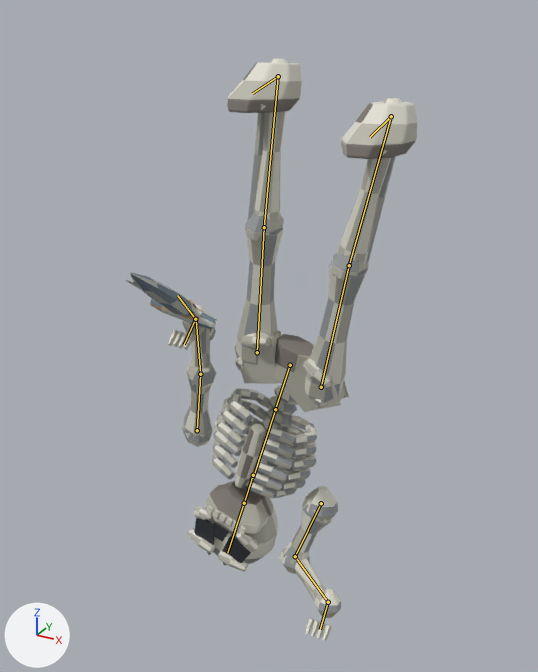
The Blender file beta/art/skeleton/skeleton.blend: old version first, new version second.
Before and after are seen from a 50 mm lens placed at (1.08, -2.07, 2.02), pointed at (0.08, -0.25, 1.11). Every picture has the same lights, and +X, +Y and +Z are marked at lower left. The first picture is the older version. Both versions are drawn at frame 27 of the action 'cartwheel'; the numbers are the values there. The bones that change, and the others that lie on the model, are drawn over the model as lines.

Names of what the first picture shows: 'Skeleton • both', 'Skeleton • sabre'.
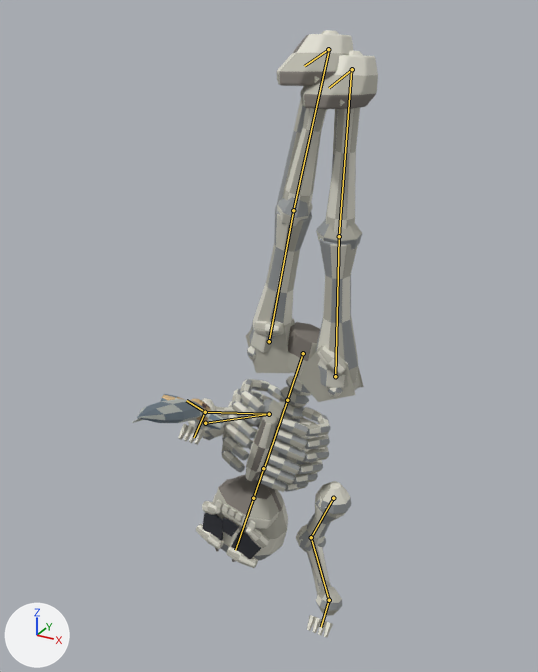
Where the change shows, as pixel boxes (x1, y1, x2, y2) in the pictures (538 x 672 px):
'Skeleton • both', posed (20% narrower): before (168, 59, 417, 641); after (178, 30, 378, 638)
'Skeleton • sabre', posed (39% shorter): before (125, 273, 217, 333); after (132, 394, 225, 430)
bone 'Hips', root to tip: before (290, 365) to (274, 411); after (303, 353) to (286, 402)
bone 'Arm.L', root to tip: before (321, 503) to (295, 556); after (333, 498) to (311, 537)
bone 'Forearm.L', root to tip: before (295, 556) to (328, 602); after (311, 537) to (329, 600)
bone 'Hand.L', root to tip: before (328, 602) to (320, 629); after (329, 600) to (321, 627)
bone 'Arm.R', root to tip: before (197, 430) to (200, 374); after (205, 423) to (269, 414)
bone 'Forearm.R', root to tip: before (200, 374) to (196, 319); after (269, 414) to (205, 412)
bone 'Hand.R', root to tip: before (195, 319) to (184, 344); after (205, 412) to (194, 437)
bone 'Grip.R', root to tip: before (195, 319) to (177, 295); after (205, 412) to (186, 400)
bone 'Thigh.L', root to tip: before (321, 387) to (349, 265); after (335, 376) to (339, 236)
bone 'Shin.L', root to tip: before (349, 265) to (391, 117); after (339, 236) to (351, 70)
bone 'Foot.L', root to tip: before (391, 116) to (370, 137); after (352, 69) to (329, 88)
bone 'Thigh.R', root to tip: before (257, 352) to (264, 227); after (269, 341) to (293, 210)
bone 'Shin.R', root to tip: before (264, 227) to (278, 76); after (293, 210) to (329, 50)
bone 'Foot.R', root to tip: before (278, 76) to (252, 93); after (328, 49) to (304, 66)

Patch to the scene script:
```diff
--- a/beta/art/skeleton/skeleton.blend.py
+++ b/beta/art/skeleton/skeleton.blend.py
@@ bone_hips @@
 bone_hips = bpy.data.objects['Skeleton rig'].pose.bones['Hips']
-bone_hips.location = (0.033, -0.062, 0.022)
-bone_hips.rotation_quaternion = (0.141, 0.001, 0.008, 0.99)  # degrees (1, 0, 164)
+bone_hips.location = (0.094, 0.003, 0.044)
+bone_hips.rotation_quaternion = (0.141, 0.002, 0.014, 0.99)  # degrees (2, 0, 164)
@@ bone_arm_l @@
 bone_arm_l = bpy.data.objects['Skeleton rig'].pose.bones['Arm.L']  # child of 'Chest'
-bone_arm_l.rotation_quaternion = (0.12, 0.28, -0.013, 0.952)  # degrees (3, -32, 165)
+bone_arm_l.rotation_quaternion = (0.086, 0.3, 0.125, 0.942)  # degrees (20, -33, 164)
@@ bone_forearm_l @@
 bone_forearm_l = bpy.data.objects['Skeleton rig'].pose.bones['Forearm.L']  # child of 'Arm.L'
-bone_forearm_l.rotation_quaternion = (0.78, -0.326, 0.054, -0.531)  # degrees (-36, -15, -64)
+bone_forearm_l.rotation_quaternion = (0.874, -0.31, -0.012, -0.375)  # degrees (-33, -15, -42)
@@ bone_hand_l @@
 bone_hand_l = bpy.data.objects['Skeleton rig'].pose.bones['Hand.L']  # child of 'Forearm.L'
-bone_hand_l.rotation_quaternion = (0.795, 0.242, -0.174, 0.528)  # degrees (14, -32, 63)
+bone_hand_l.rotation_quaternion = (0.93, 0.103, -0.119, 0.332)  # degrees (7, -17, 38)
@@ bone_arm_r @@
 bone_arm_r = bpy.data.objects['Skeleton rig'].pose.bones['Arm.R']  # child of 'Chest'
-bone_arm_r.rotation_quaternion = (0.949, -0.125, -0.264, 0.116)  # degrees (-20, -28, 19)
-bone_arm_r.scale = (1.0, 1.08, 1.0)
+bone_arm_r.rotation_quaternion = (0.811, -0.198, 0.108, 0.539)  # degrees (-13, 23, 65)
+bone_arm_r.scale = (1.0, 1.0, 1.0)
@@ bone_forearm_r @@
 bone_forearm_r = bpy.data.objects['Skeleton rig'].pose.bones['Forearm.R']  # child of 'Arm.R'
-bone_forearm_r.rotation_quaternion = (0.647, -0.045, -0.747, -0.144)  # degrees (-52, -101, 37)
+bone_forearm_r.rotation_quaternion = (0.053, -0.548, -0.425, 0.719)  # degrees (-87, 48, 126)
@@ bone_hand_r @@
 bone_hand_r = bpy.data.objects['Skeleton rig'].pose.bones['Hand.R']  # child of 'Forearm.R'
-bone_hand_r.location = (-0.001, 0.001, -0.002)
-bone_hand_r.rotation_quaternion = (0.397, 0.828, -0.232, 0.323)  # degrees (133, -46, -11)
-bone_hand_r.scale = (1.0, 0.98, 0.95)
+bone_hand_r.location = (0.0, 0.0, 0.0)
+bone_hand_r.rotation_quaternion = (0.753, 0.373, 0.197, -0.505)  # degrees (29, 42, -56)
+bone_hand_r.scale = (1.0, 1.0, 1.0)
@@ bone_grip_r @@
 bone_grip_r = bpy.data.objects['Skeleton rig'].pose.bones['Grip.R']  # child of 'Hand.R'
-bone_grip_r.rotation_quaternion = (0.812, 0.568, 0.04, -0.127)  # degrees (69, 12, -9)
-bone_grip_r.scale = (1.01, 1.0, 0.99)
+bone_grip_r.rotation_quaternion = (0.814, 0.566, 0.022, -0.128)  # degrees (69, 10, -11)
+bone_grip_r.scale = (1.0, 1.0, 1.0)
@@ bone_thigh_l @@
 bone_thigh_l = bpy.data.objects['Skeleton rig'].pose.bones['Thigh.L']  # child of 'Hips'
-bone_thigh_l.rotation_quaternion = (0.643, -0.05, -0.764, -0.011)  # degrees (15, -100, -20)
-bone_thigh_l.scale = (1.0, 1.07, 1.0)
+bone_thigh_l.rotation_quaternion = (0.006, -0.14, -0.99, 0.026)  # degrees (3, -180, -16)
+bone_thigh_l.scale = (1.0, 1.1, 1.0)
@@ bone_shin_l @@
 bone_shin_l = bpy.data.objects['Skeleton rig'].pose.bones['Shin.L']  # child of 'Thigh.L'
-bone_shin_l.rotation_quaternion = (0.409, -0.007, 0.906, -0.105)  # degrees (17, 132, 8)
+bone_shin_l.rotation_quaternion = (0.923, -0.134, -0.357, 0.053)  # degrees (-22, -40, 15)
@@ bone_foot_l @@
 bone_foot_l = bpy.data.objects['Skeleton rig'].pose.bones['Foot.L']  # child of 'Shin.L'
-bone_foot_l.location = (-0.001, -0.003, 0.001)
-bone_foot_l.rotation_quaternion = (0.107, -0.264, -0.947, 0.146)  # degrees (20, -173, -32)
-bone_foot_l.scale = (1.0, 1.0, 0.94)
+bone_foot_l.location = (-0.003, 0.002, -0.001)
+bone_foot_l.rotation_quaternion = (0.01, -0.929, -0.368, 0.041)  # degrees (-177, 4, 43)
+bone_foot_l.scale = (1.0, 1.0, 0.91)
@@ bone_thigh_r @@
 bone_thigh_r = bpy.data.objects['Skeleton rig'].pose.bones['Thigh.R']  # child of 'Hips'
-bone_thigh_r.rotation_quaternion = (0.607, -0.056, -0.793, -0.018)  # degrees (9, -105, -15)
-bone_thigh_r.scale = (1.0, 1.07, 1.0)
+bone_thigh_r.rotation_quaternion = (0.794, -0.018, -0.608, 0.006)  # degrees (-8, -75, 7)
+bone_thigh_r.scale = (1.0, 1.1, 1.0)
@@ bone_shin_r @@
 bone_shin_r = bpy.data.objects['Skeleton rig'].pose.bones['Shin.R']  # child of 'Thigh.R'
-bone_shin_r.rotation_quaternion = (0.239, 0.023, 0.963, -0.125)  # degrees (15, 152, 1)
+bone_shin_r.rotation_quaternion = (0.566, -0.006, 0.817, -0.105)  # degrees (28, 112, 20)
@@ bone_foot_r @@
 bone_foot_r = bpy.data.objects['Skeleton rig'].pose.bones['Foot.R']  # child of 'Shin.R'
-bone_foot_r.location = (-0.001, -0.002, 0.0)
-bone_foot_r.rotation_quaternion = (0.066, -0.395, -0.903, 0.153)  # degrees (19, 180, -47)
-bone_foot_r.scale = (1.0, 1.0, 0.94)
+bone_foot_r.location = (0.001, -0.004, 0.001)
+bone_foot_r.rotation_quaternion = (0.121, -0.307, -0.931, 0.154)  # degrees (21, -172, -38)
+bone_foot_r.scale = (1.0, 1.0, 0.91)
```
